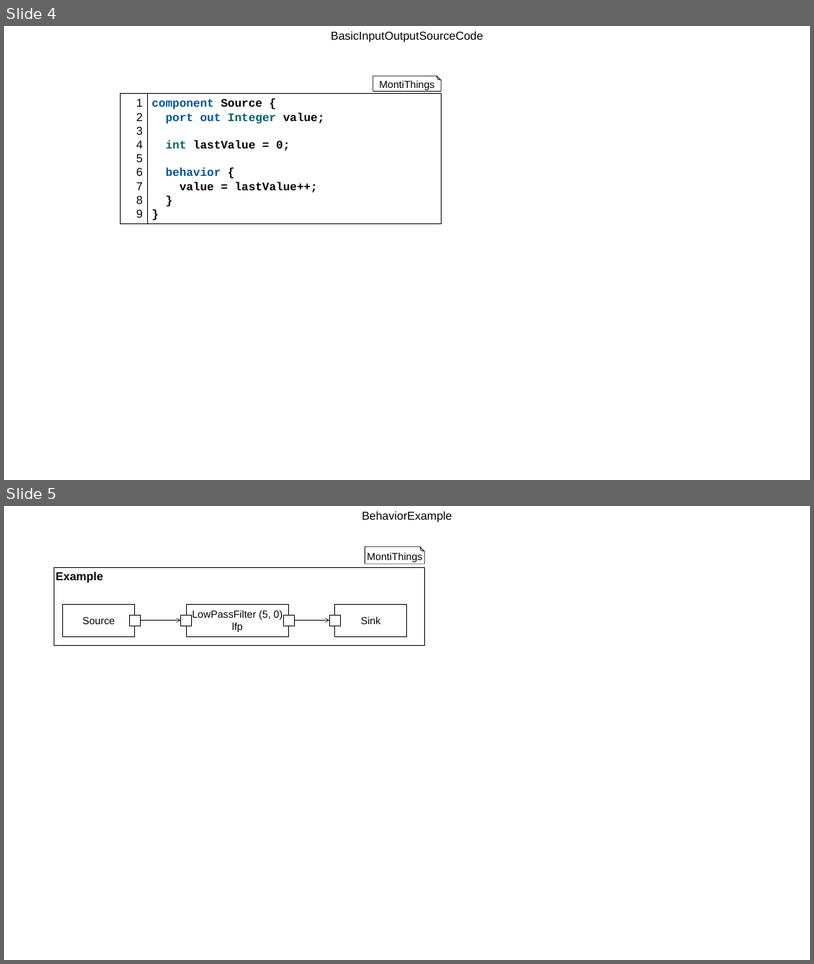
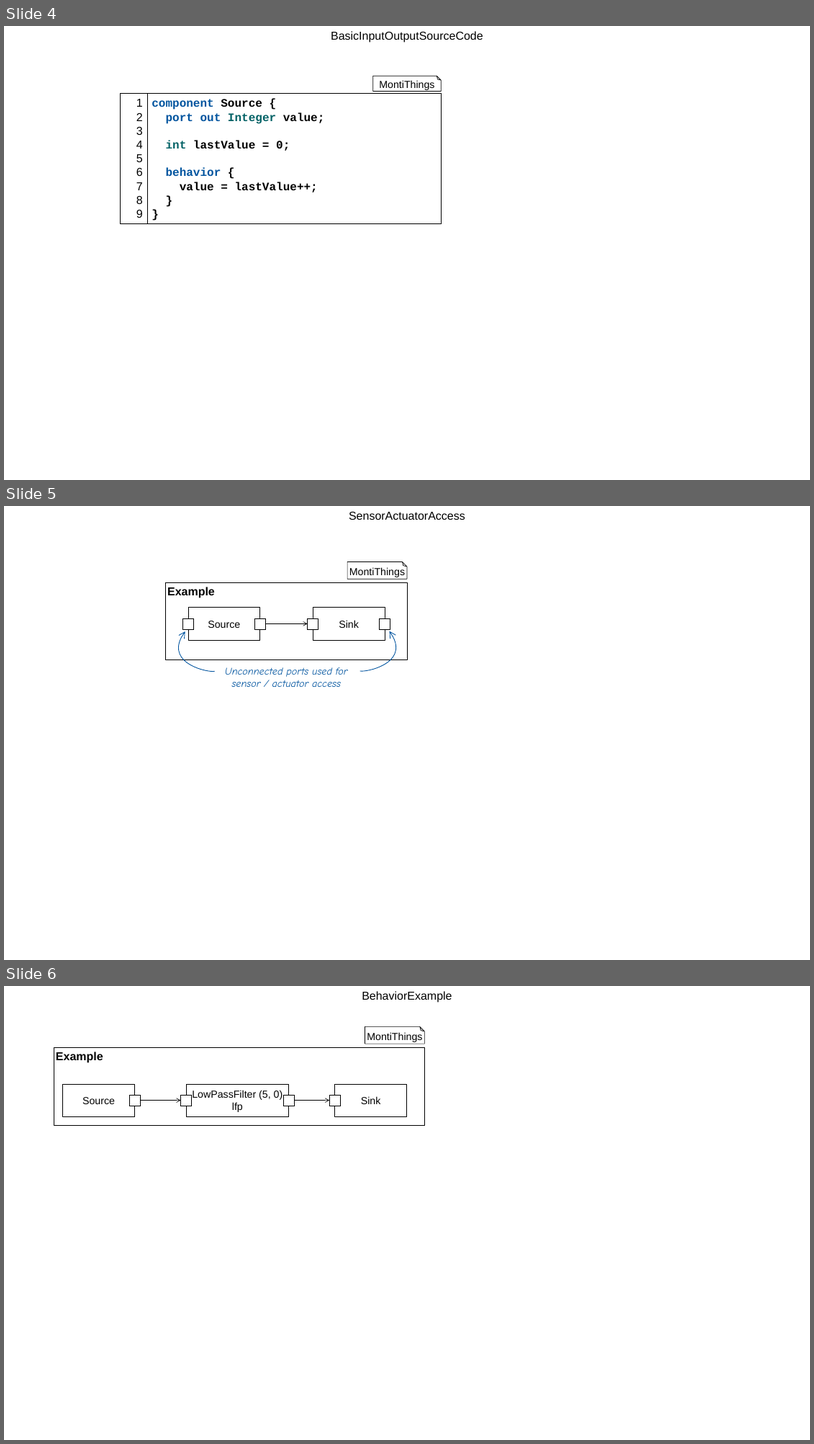
Before and after one commit to MontiCore/montithings, a slide deck: docs/MontiThingsDoku.pptx. Shown one above the other, each under a label of ours: slides 4 and 5 before the commit, slides 4, 5 and 6 after it. The pictures are 814x964 and 814x1444 pixels, drawn with LibreOffice and Linux fonts; fonts in the diff are those of the drawing. Boxes give left, top, right and bottom in pixels: in the first picture for what was removed or moved away, otherwise in the second. Text is boxed around its words. In the diff, an @@ line names an element or a change of style, - is before the commit and + after.

Commit message:
Add SensorActuatorAccess example

```diff
--- a/docs/MontiThingsDoku.pptx
+++ b/docs/MontiThingsDoku.pptx
@@ slide 5 added at (4,506,810,960), background #FFFFFF @@
@@ text added at (349,512,466,520), 18 pt, text #000000 @@
+SensorActuatorAccess
@@ folded corner added at (347,561,406,579), fill #FFFFFF, outline #000000 0.75 pt, 16 pt, text #000000 @@
+MontiThings
@@ rectangle added at (166,582,407,659), fill #FFFFFF, outline #000000 0.75 pt, 18 pt, text #000000, bold @@
+Example
@@ rectangle added at (188,608,260,640), fill #FFFFFF, outline #000000 0.75 pt, 16 pt, text #000000 @@
+Source
@@ rectangle added at (313,608,385,640), fill #FFFFFF, outline #000000 0.75 pt, 16 pt, text #000000 @@
+Sink
@@ freeform shape added at (177,631,218,672), outline #00549F 1 pt @@
@@ rectangle added at (183,618,194,630), fill #FFFFFF, outline #000000 0.5 pt @@
@@ rectangle added at (255,618,266,630), fill #FFFFFF, outline #000000 0.5 pt @@
@@ arrow added from (266, 623) to (308, 623), #000000 0.75 pt @@
@@ rectangle added at (308,618,319,630), fill #FFFFFF, outline #000000 0.5 pt @@
@@ freeform shape added at (357,631,399,672), outline #00549F 1 pt @@
@@ rectangle added at (380,618,391,629), fill #FFFFFF, outline #000000 0.5 pt @@
@@ text added at (225,667,348,687), 16 pt, text #00549F, italic @@
+Unconnected ports used for sensor / actuator access
@@ what was slide 5 is now slide 6 @@
```
Also in this commit, not shown: 1 slide changed, 12 other files.
